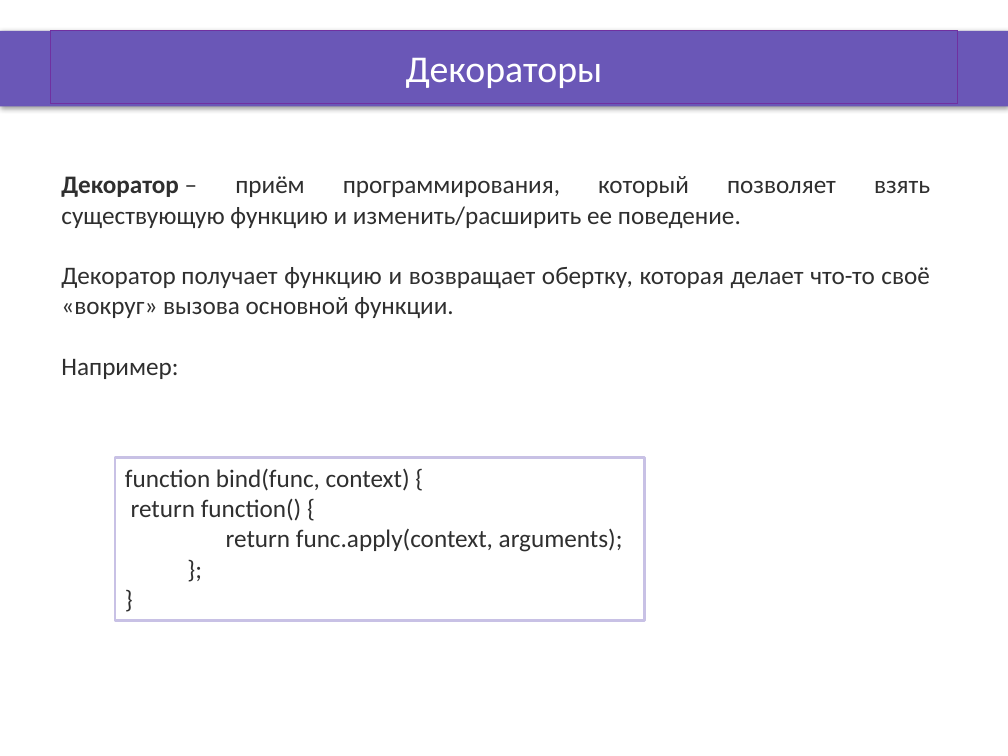
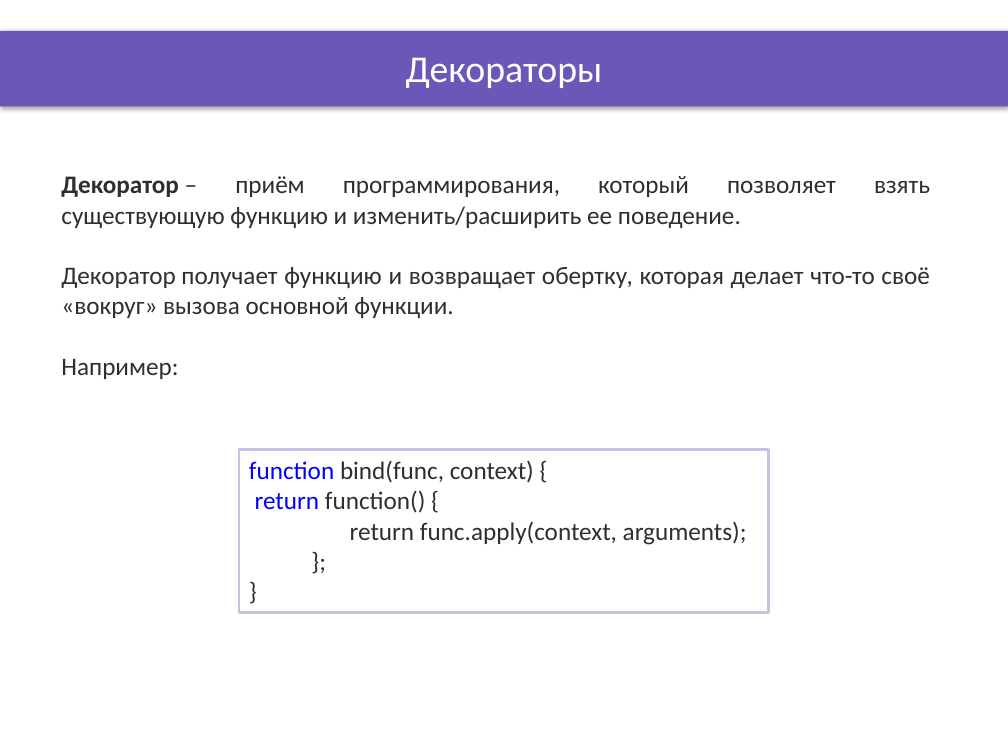
Before and after one commit to OleksandrPetryk/ignite, a slide deck: slide 5 of JS/004_lesson/Presentation/Context_this.pptx. Drawn at 1008x756 pixels with LibreOffice and Linux fonts; fonts in the diff are those of the drawing; background and template pictures are left out. Boxes give left, top, right and bottom in pixels: in the first picture for what was removed or moved away, otherwise in the second. Text is boxed around its words. In the diff, an @@ line names an element or a change of style, - is before the commit and + after.

```diff
--- a/JS/004_lesson/Presentation/Context_this.pptx
+++ b/JS/004_lesson/Presentation/Context_this.pptx
@@ title "Декораторы": place and size @@
-title "Декораторы" at <box>50,31,958,104</box>
+title "Декораторы" at <box>406,57,603,88</box>
@@ title "Декораторы" at <box>406,57,603,88</box>: outline #7030A0 0.75 pt to none @@
@@ rectangle "function bind(func, context) {": place and size @@
-rectangle "function bind(func, context) {" at <box>115,458,645,621</box>
+rectangle "function bind(func, context) {" at <box>239,450,769,613</box>
@@ text in rectangle at <box>249,460,534,513</box>: text colour #2F2F2F to #0000FF in "function", "return" @@
```
Also in this commit, not shown: 3 other slides changed, 16 other files.
